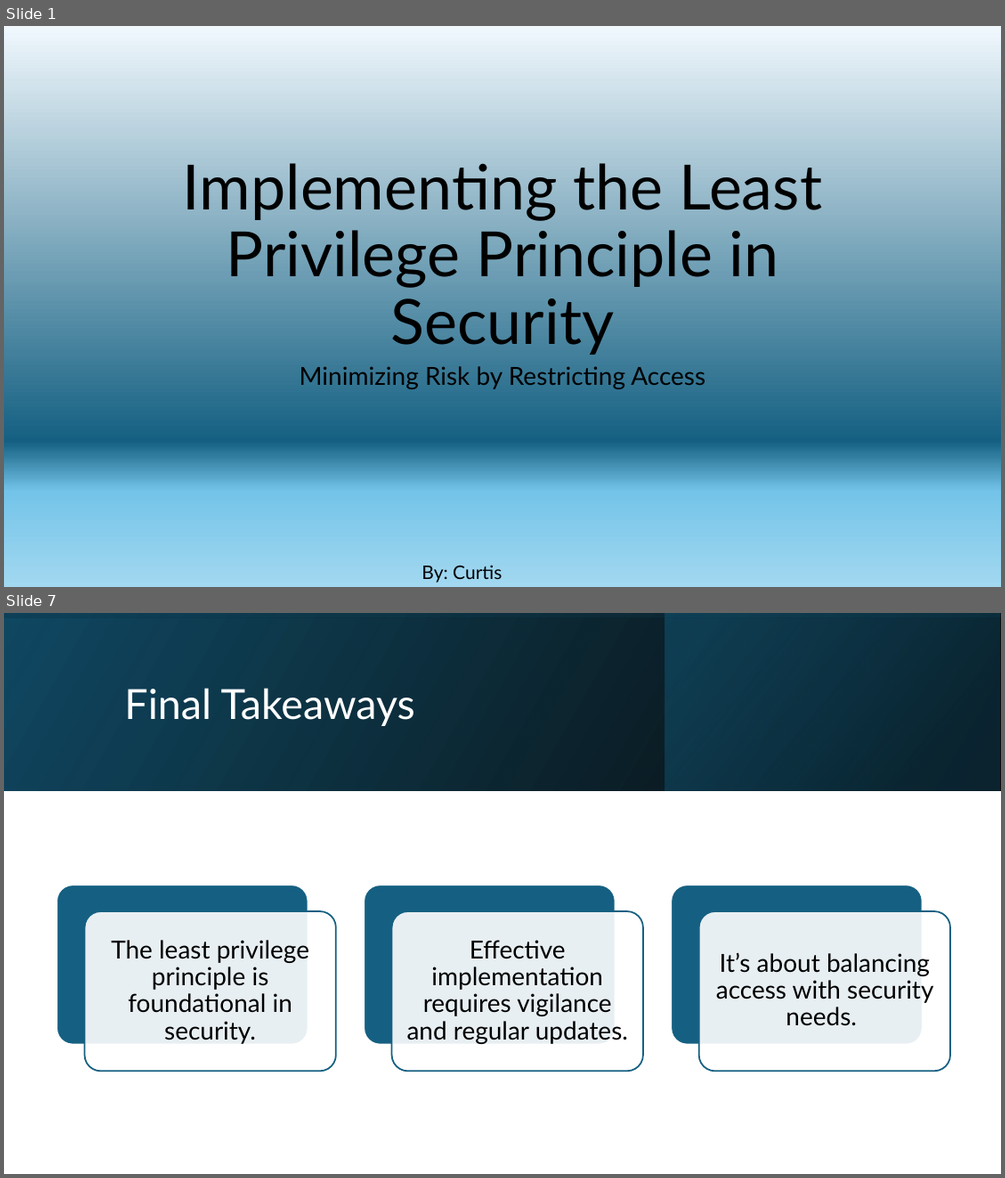
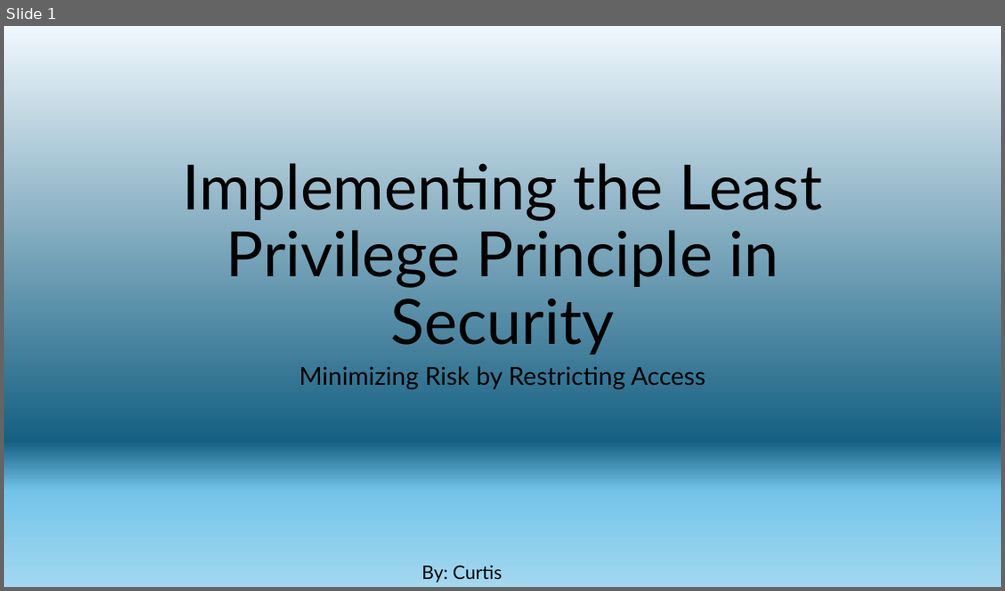
Before and after one commit to i-Kodoku/Home, a slide deck: Capstone Project Final Presentation - Crawford.pptx. Shown one above the other, each under a label of ours: slides 1 and 7 before the commit, slide 1 after it; the slides between them are not shown. The pictures are 1005x1178 and 1005x591 pixels, drawn with LibreOffice and Linux fonts; fonts in the diff are those of the drawing. Boxes give left, top, right and bottom in pixels: in the first picture for what was removed or moved away, otherwise in the second. Text is boxed around its words. In the diff, an @@ line names an element or a change of style, - is before the commit and + after.

```diff
--- a/Capstone Project Final Presentation - Crawford.pptx
+++ b/Capstone Project Final Presentation - Crawford.pptx
@@ slide 7 removed at box(4, 613, 1001, 1174), background #FFFFFF @@
@@ rectangle removed at box(4, 613, 1001, 790) @@
@@ rectangle removed at box(4, 613, 1001, 790) @@
@@ rectangle removed at box(665, 613, 1000, 790) @@
@@ title removed at box(124, 688, 415, 726) @@
-Final Takeaways
@@ group removed at box(57, 884, 950, 1070): 6 rounded rectangles, 3 texts @@
-The least privilege principle is foundational in security.
-Effective implementation requires vigilance and regular updates.
-It’s about balancing access with security needs.
```
Also in this commit, not shown: 3 slides changed, 2 slides added, 1 other slide removed.
